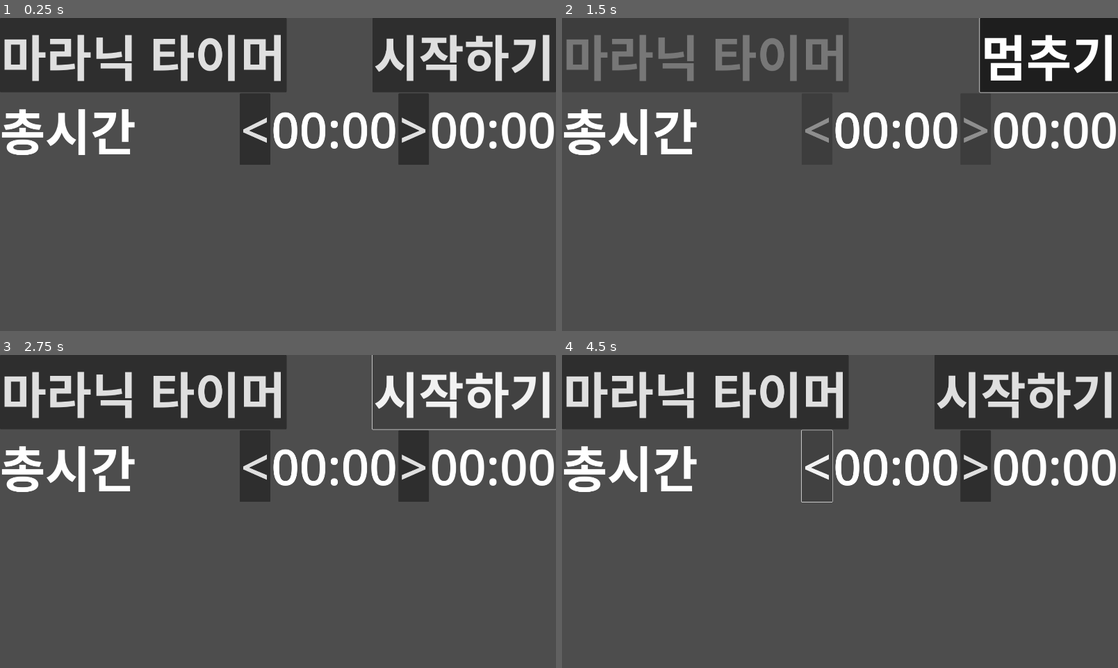
Above: before the commit, frames 1-4 (two rows, left to right).
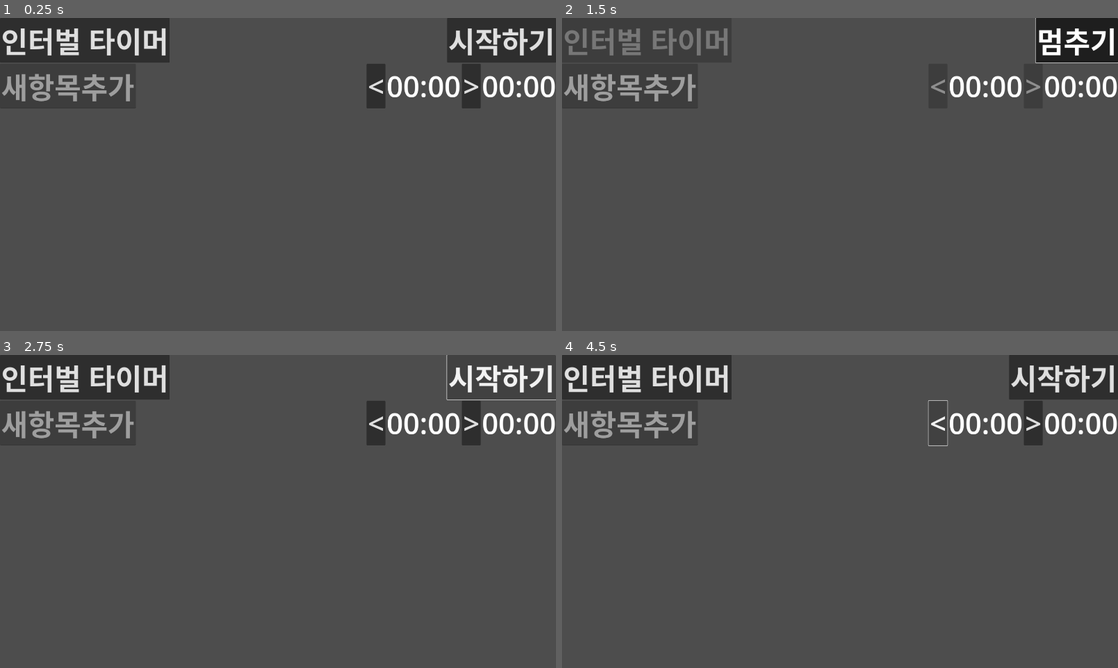
Above: after the commit, the same moments.

Repository: kasworld/maranic
Game: Godot game, scene res://main.tscn
Two runs of this game, one before a commit and one after it. Both use one fixed random seed, a clock stepped at 60 frames per second and the inputs below.
Inputs:
- Up to frame 1 (0.25 s): no input
- Up to frame 2 (1.5 s): click "마라닉 타이머" (after the commit: "인터벌 타이머") at 0.5 s; click "시작하기" at 1.25 s
- Up to frame 3 (2.75 s): click "멈추기" at 2 s
- Up to frame 4 (4.5 s): click "시작하기" at 2.75 s; click "멈추기" at 3.5 s; click "<" at 4.25 s

The runs differ from the first frame. In frame 1, 21% of the frame differs, in the area x 0-100%, y 0-47%; in frame 2, 13%; in frame 3, 18%; in frame 4, 20%.
Error in both runs: Invalid access of index '0' on a base object of type: 'PackedStringArray'. (res://main.gd:10)

Commit message:
rename to gd4timer

Diff:
--- a/button_theme.tres
+++ b/button_theme.tres
@@ -4,4 +4,4 @@
 
 [resource]
 default_font = SubResource("SystemFont_61b2u")
-default_font_size = 170
+default_font_size = 100
--- a/label_theme.tres
+++ b/label_theme.tres
@@ -4,4 +4,4 @@
 
 [resource]
 default_font = SubResource("SystemFont_sdk14")
-default_font_size = 170
+default_font_size = 100
--- a/main.tscn
+++ b/main.tscn
@@ -27,7 +27,7 @@
 [node name="MenuButton" type="MenuButton" parent="VBoxContainer/TitleContainer"]
 layout_mode = 2
 theme = ExtResource("3_sxpny")
-text = "마라닉 타이머"
+text = "인터벌 타이머"
 flat = false
 
 [node name="MarginContainer" type="MarginContainer" parent="VBoxContainer/TitleContainer"]
@@ -52,7 +52,6 @@
 [node name="WorksContainer" type="VBoxContainer" parent="VBoxContainer/ScrollContainer"]
 layout_mode = 2
 size_flags_horizontal = 3
-size_flags_vertical = 3
 
 [node name="MessageLabel" type="Label" parent="."]
 anchors_preset = 8
--- a/project.godot
+++ b/project.godot
@@ -10,7 +10,7 @@
 
 [application]
 
-config/name="maranic"
+config/name="gd4timer"
 run/main_scene="res://main.tscn"
 config/features=PackedStringArray("4.1", "GL Compatibility")
 boot_splash/fullsize=false
--- a/work_container.gd
+++ b/work_container.gd
@@ -2,7 +2,7 @@
 
 var totalSec = 0
 var remainSec = 0
-var incSec = 30
+var incSec = 10
 
 func second2text(sec :int):
 	return "%02d:%02d" %[ sec/60,sec % 60]
--- a/work_container.tscn
+++ b/work_container.tscn
@@ -7,15 +7,17 @@
 [node name="WorkContainer" type="HBoxContainer"]
 offset_top = 496.0
 offset_right = 1920.0
-offset_bottom = 736.0
+offset_bottom = 643.0
 size_flags_vertical = 3
 alignment = 1
 script = ExtResource("1_3r0v0")
 
-[node name="Label" type="Label" parent="."]
+[node name="Label" type="LineEdit" parent="."]
 layout_mode = 2
 theme = ExtResource("1_eug6i")
-text = "총시간"
+placeholder_text = "새항목추가"
+editable = false
+expand_to_text_length = true
 
 [node name="MarginContainer" type="MarginContainer" parent="."]
 layout_mode = 2
--- a/workdata.gd
+++ b/workdata.gd
@@ -2,11 +2,11 @@
 
 extends Object
 
-var file_name = OS.get_system_dir(OS.SYSTEM_DIR_DOCUMENTS) + "/workdata.json"
+var file_name = OS.get_system_dir(OS.SYSTEM_DIR_DOCUMENTS) + "/gd4timer_workdata.json"
 
 var workData = [
 	# 이름,총시간초,work1 sec, work2 sec, etc
-#	[ "테스트", ["총시간",60*1 ], ["걷기", 10*1  ], ["달리기", 10*1  ], ["걷기", 10*1  ], ["달리기", 10*1 ] ],
+	[ "새항목", ["총시간",60*1 ], ["운동하기", 10*1  ], ["쉬기", 10*1  ] ],
 	[ "1일차",  ["총시간",60*30], ["걷기", 60*3  ], ["달리기", 60*1  ] ],
 	[ "3일차",  ["총시간",60*30], ["걷기", 60*3  ], ["달리기", 60*1.5] ],
 	[ "5일차",  ["총시간",60*30], ["걷기", 60*3  ], ["달리기", 60*2  ] ],
@@ -21,7 +21,11 @@
 	[ "23일차", ["총시간",60*32], ["걷기", 60*2  ], ["달리기", 60*13 ], ["걷기", 60*2  ], ["달리기", 60*15 ] ],
 	[ "25일차", ["총시간",60*30], ["걷기", 60*3  ], ["달리기", 60*5  ], ["걷기", 60*2  ], ["달리기", 60*20 ] ],
 	[ "27일차", ["총시간",60*30], ["걷기", 60*2.5], ["달리기", 60*25 ], ["걷기", 60*2.5] ],
-	[ "29일차", ["달리기",60*30] ],
+	[ "29일차", ["총시간",60*35], ["걷기", 60*2.5], ["달리기", 60*30 ], ["걷기", 60*2.5] ],
+	[ "35분달리기", ["총시간",60*40], ["걷기", 60*2.5], ["달리기", 60*35 ], ["걷기", 60*2.5] ],
+	[ "40분달리기", ["총시간",60*45], ["걷기", 60*2.5], ["달리기", 60*40 ], ["걷기", 60*2.5] ],
+	[ "50분달리기", ["총시간",60*55], ["걷기", 60*2.5], ["달리기", 60*50 ], ["걷기", 60*2.5] ],
+	[ "60분달리기", ["총시간",60*65], ["걷기", 60*2.5], ["달리기", 60*60 ], ["걷기", 60*2.5] ],
 ]
 
 func FileExist():
Not shown, changed: export_presets.cfg
